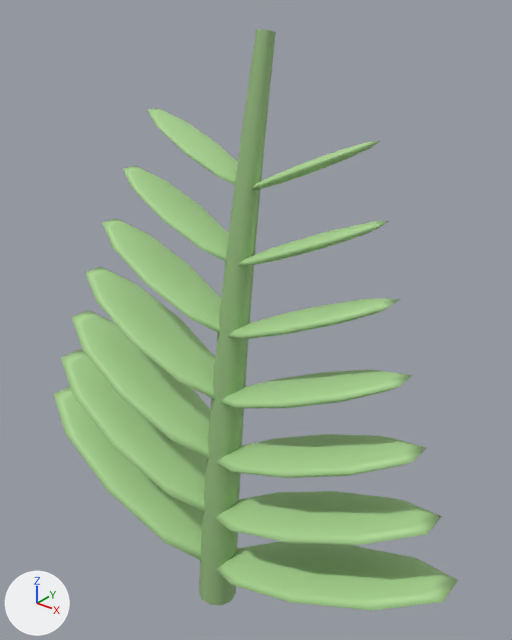
Renders of the FBX model assets/models/tools/FossilFern.fbx from each side of a commit.
Both versions are drawn from a 50 mm lens placed at (0.964, -1.038, 1.502), pointed at (0.028, 0.132, 0.777). The lights are fixed; the arrows at lower left show +X, +Y and +Z. The older version comes first. Where no turn or scale is listed for an object, it has been applied to the vertices.

In view in the first picture: 'Handle', 'Leaf', 'Leaf.001', 'Leaf.002', 'Leaf.003', 'Leaf.004', 'Leaf.005', 'Leaf.006', 'Leaf.007', 'Leaf.008', 'Leaf.009', 'Leaf.010', 'Leaf.011', 'Leaf.012', 'Leaf.013'.
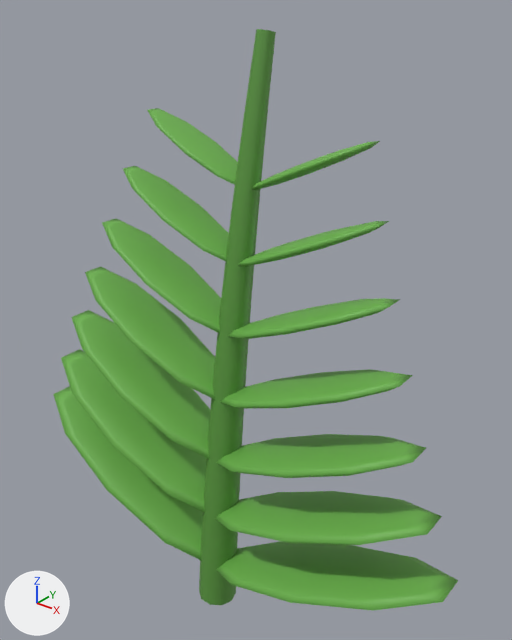
Where the change shows, as pixel boxes (x1, y1, x2, y2) in the pictures (512 x 640 px):
'Handle', recoloured (darker): (199, 29, 276, 605) in both
'Leaf.001', recoloured (darker): (216, 541, 458, 610) in both
'Leaf.003', recoloured (darker): (215, 491, 442, 545) in both
'Leaf.004', recoloured (darker): (71, 310, 211, 460) in both
'Leaf.002', recoloured (darker): (61, 349, 207, 513) in both
'Leaf', recoloured (darker): (53, 386, 203, 561) in both
'Leaf.006', recoloured (darker): (85, 266, 216, 400) in both
'Leaf.005', recoloured (darker): (216, 434, 426, 478) in both
'Leaf.008', recoloured (darker): (102, 218, 221, 333) in both
'Leaf.007', recoloured (darker): (220, 369, 413, 409) in both
'Leaf.010', recoloured (darker): (123, 166, 229, 262) in both
'Leaf.009', recoloured (darker): (228, 298, 400, 339) in both
'Leaf.012', recoloured (darker): (147, 108, 238, 185) in both
'Leaf.011', recoloured (darker): (238, 221, 389, 266) in both
'Leaf.013', recoloured (darker): (252, 141, 380, 190) in both

What the commit changed:
Material 'Body' (mat_body) changes colour from green #aeda94 to green #6cb24c; in linear values from (0.424, 0.698, 0.298) to (0.15, 0.445, 0.0723).
Material 'Twig' (mat_twig) changes colour from green #94ba7e to green #5b9840; in linear values from (0.296, 0.489, 0.209) to (0.105, 0.312, 0.0506).
